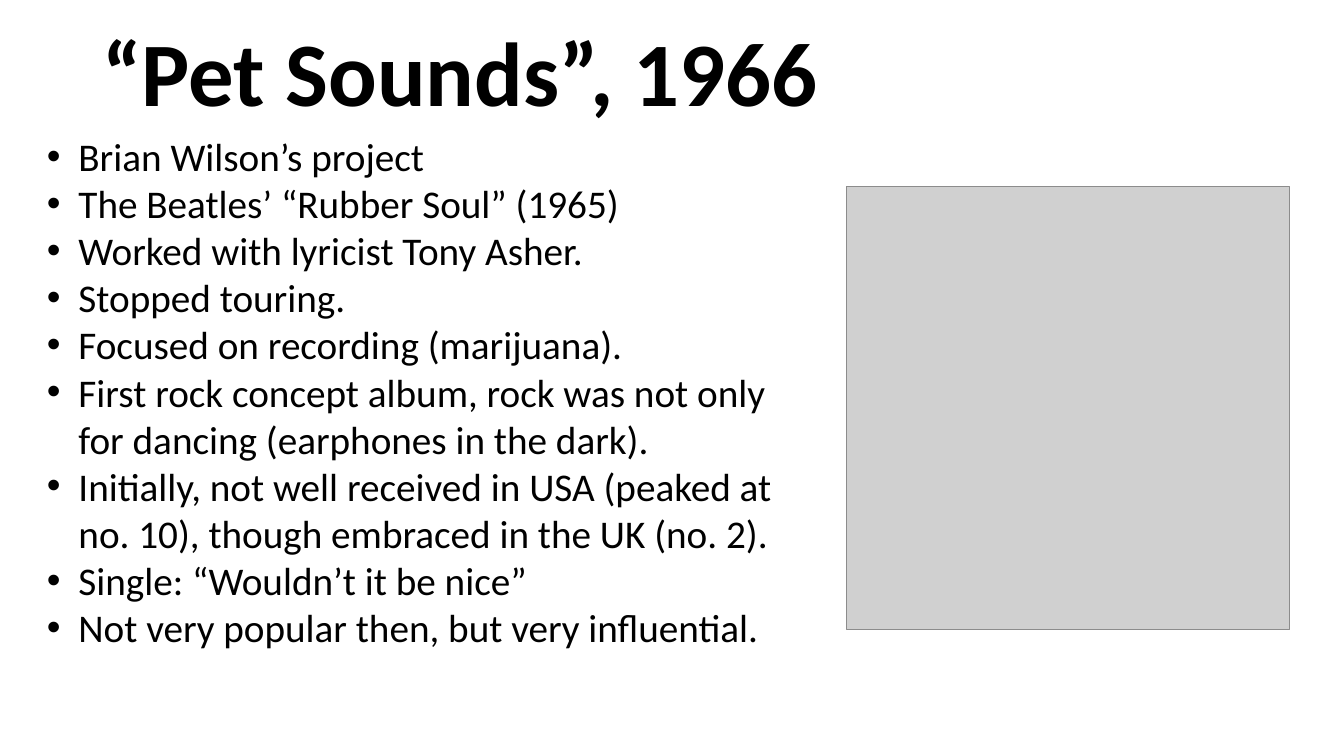
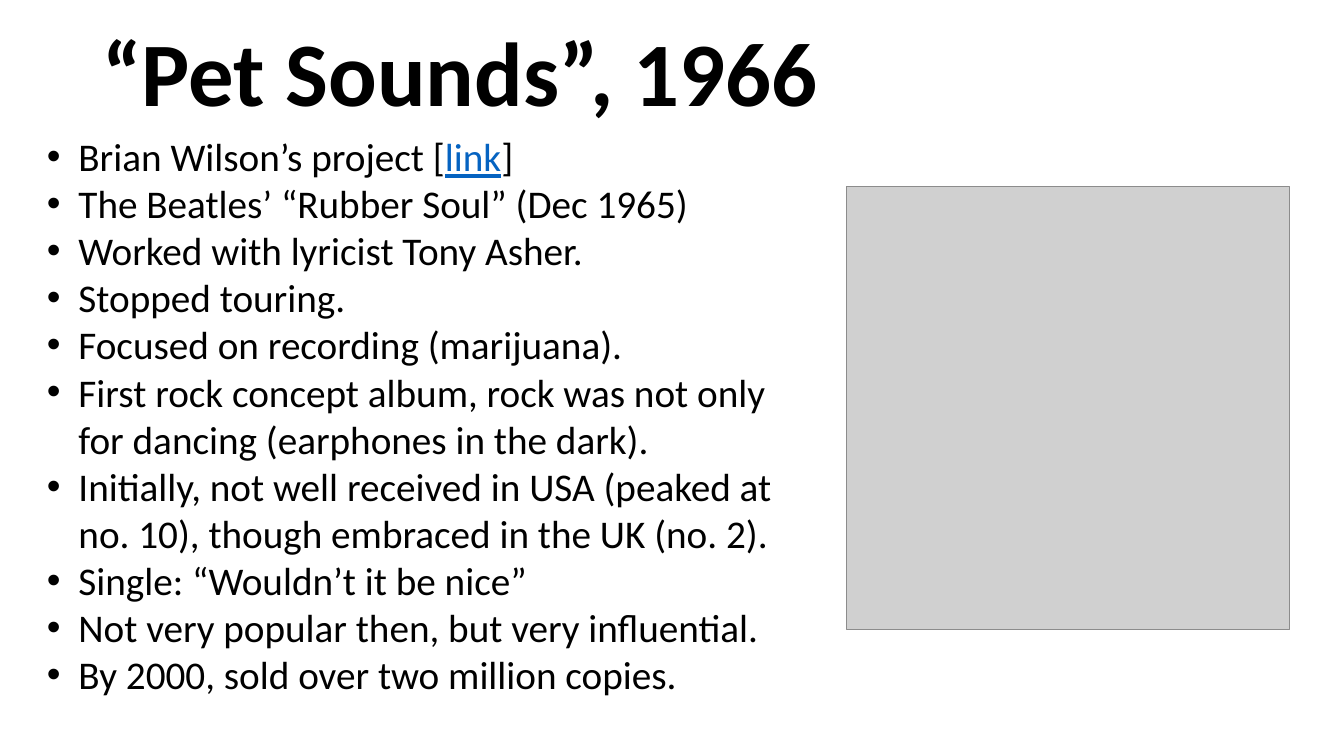
Before and after one commit to mrbaker1917/website, a slide deck: slide 12 of ASMU432/ppts/Beach Boys, Surf Music, and Hot.pptx (slide 11 before the commit). Drawn at 1344x756 pixels with LibreOffice and Linux fonts; fonts in the diff are those of the drawing; grey boxes stand for pictures; background and template pictures are left out. Boxes give left, top, right and bottom in pixels: in the first picture for what was removed or moved away, otherwise in the second. Text is boxed around its words. In the diff, an @@ line names an element or a change of style, - is before the commit and + after.

```diff
--- a/ASMU432/ppts/Beach Boys, Surf Music, and Hot.pptx
+++ b/ASMU432/ppts/Beach Boys, Surf Music, and Hot.pptx
@@ text at (78, 142, 688, 224): text changed @@
-• Brian Wilson’s project
-• The Beatles’ “Rubber Soul” (1965)
+• Brian Wilson’s project [link]
+• The Beatles’ “Rubber Soul” (Dec 1965)
@@ text at (78, 661, 676, 696): paragraph added @@
+• By 2000, sold over two million copies.
```
Also in this commit, not shown: 5 other slides changed, 2 slides added, 30 other files.
